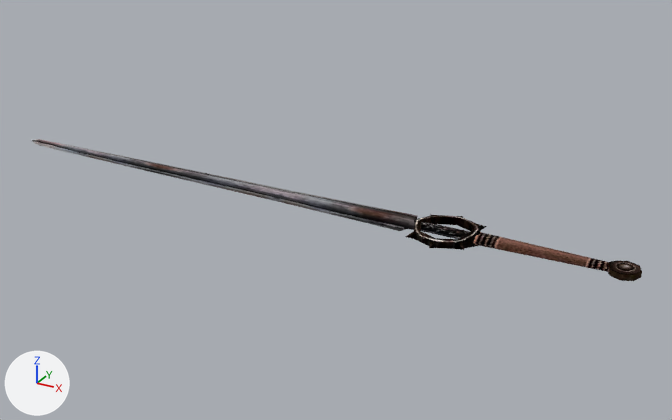
Renders of the glTF model assets/models/KM_SWORD_02.glb from each side of a commit.
Camera for both pictures: a 50 mm lens placed at (0.515, -1.441, 0.715), pointed at (-0.299, 0.038, -0.025). Lighting does not change. The marker at lower left points along +X, +Y and +Z.
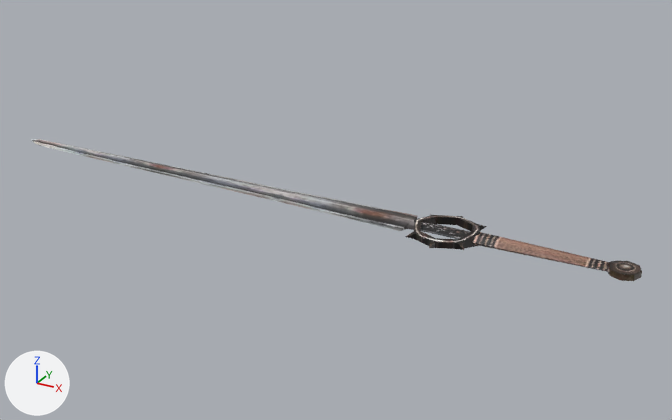
Location of each change, (x1, y1, x2, y2) in pixels of the pictures (672 x 420 px):
```json
{"object": "Mesh", "change": "surface changed", "before": [31, 139, 642, 281], "after": [31, 139, 642, 281]}
```

Scene script edits in JSON lines:
```json
{"op": "add", "block": "img_itmeleerest_1", "code": ["img_itmeleerest_1 = load_image('ItMeleeRest', '_unpacked/ItMeleeRest', 512, 512, 'sRGB')"]}
{"op": "add", "block": "img_itmeleeblades_1", "code": ["img_itmeleeblades_1 = load_image('ItMeleeBlades', '_unpacked/ItMeleeBlades', 512, 512, 'sRGB')"]}
{"op": "set", "path": "mat_itmeleerest.metallic", "old": "1.0", "new": "0.0"}
{"op": "set", "path": "mat_itmeleerest.roughness", "old": "1.0", "new": "0.5"}
{"op": "set", "path": "mat_itmeleerest.texture", "old": "img_itmeleerest", "new": "img_itmeleerest_1"}
{"op": "set", "path": "mat_itmeleeblades.metallic", "old": "1.0", "new": "0.0"}
{"op": "set", "path": "mat_itmeleeblades.roughness", "old": "1.0", "new": "0.5"}
{"op": "set", "path": "mat_itmeleeblades.texture", "old": "img_itmeleeblades", "new": "img_itmeleeblades_1"}
```
